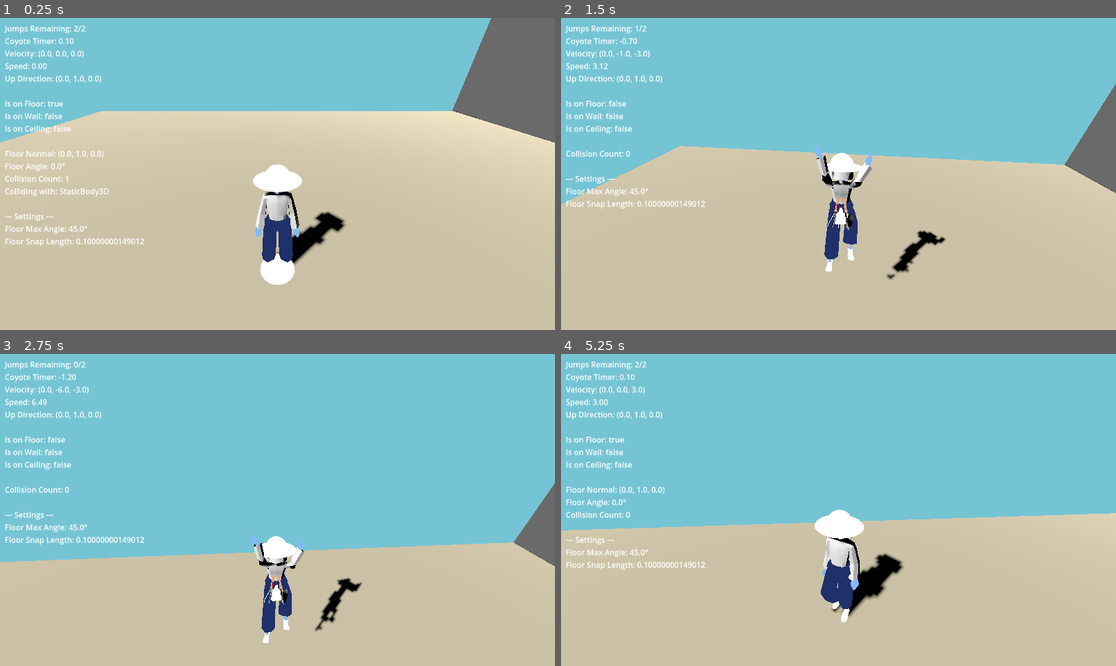
Above: before the commit, frames 1-4 (two rows, left to right).
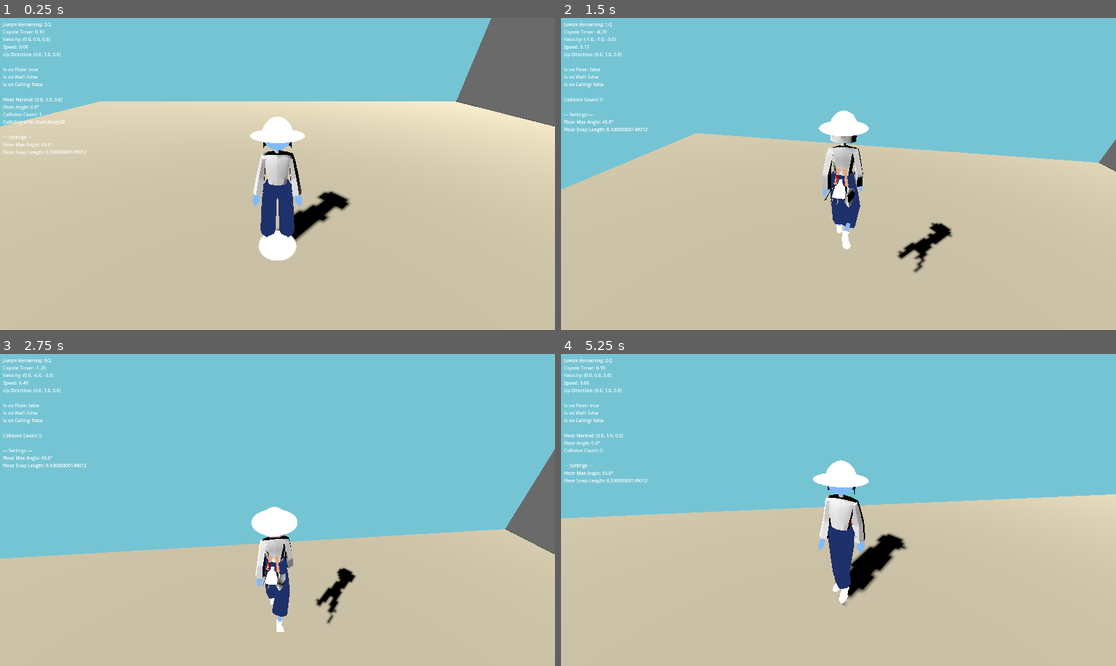
Above: after the commit, the same moments.

Repository: longiy/project_3c
Game: Godot game, scene res://SCENE.tscn
The game is run twice, just before and just after one commit, with the same random seed, the same clock (stepped at 60 frames per second) and the same inputs.
Inputs (mouse positions are in pixels of both pictures, inside the frame that each line leads up to):
- Up to frame 1 (0.25 s): no input
- Up to frame 2 (1.5 s): move the mouse to (866, 174) at 0.52 s; hold Ctrl (walk) 0.53-1.28 s; hold W (move_forward) from 0.53 s (still down); click (866, 174) at 0.67 s; tap Space (jump) at 0.77 s; move the mouse to (810, 174) at 1.27 s; tap Shift (sprint) at 1.35 s
- Up to frame 3 (2.75 s): keep holding W (move_forward); tap Space (jump) at 1.52 s; tap Ctrl (walk) at 1.55, 2.3 s; move the mouse to (288, 503) at 2.02 s; hold Right mouse button (toggle_mouse_look) from 2.03 s (still down)
- Up to frame 4 (5.25 s): release W (move_forward) at 2.75 s; release Right mouse button (toggle_mouse_look) at 2.75 s; drag from (810, 572) to (672, 463) at 2.77 s; move the mouse to (1005, 556) at 3.52 s; hold A (move_left) 3.53-4.25 s; hold Ctrl (walk) 3.53-4.25 s; tap Space (jump) at 3.77 s; drag from (672, 463) to (755, 432) at 4.27 s; move the mouse to (866, 510) at 5.02 s; hold S (move_backward) from 5.03 s (still down); hold Right mouse button (toggle_mouse_look) from 5.03 s (still down); click (866, 510) at 5.17 s

The runs differ from the first frame. In frame 1, 10% of the frame differs, in the area x 0-100%, y 1-86%; in frame 2, 9.1%; in frame 3, 8.0%; in frame 4, 11%.

Commit message:
animation blending debug

Diff:
--- a/Assets/ps_character_gurl.tres
+++ b/Assets/ps_character_gurl.tres
@@ -61,16 +61,48 @@
 [sub_resource type="AnimationNodeStateMachineTransition" id="AnimationNodeStateMachineTransition_o8mde"]
 advance_mode = 2
 
+[sub_resource type="AnimationNodeStateMachineTransition" id="AnimationNodeStateMachineTransition_xyta0"]
+xfade_time = 0.5
+advance_mode = 2
+advance_expression = "is_grounded"
+
+[sub_resource type="AnimationNodeStateMachineTransition" id="AnimationNodeStateMachineTransition_ly3n2"]
+xfade_time = 0.5
+advance_mode = 2
+advance_expression = "!is_moving AND landing_complete"
+
+[sub_resource type="AnimationNodeStateMachineTransition" id="AnimationNodeStateMachineTransition_f3nvh"]
+advance_mode = 2
+advance_expression = "!is_grounded"
+
+[sub_resource type="AnimationNodeStateMachineTransition" id="AnimationNodeStateMachineTransition_wv4at"]
+advance_mode = 2
+
+[sub_resource type="AnimationNodeStateMachineTransition" id="AnimationNodeStateMachineTransition_4tnsy"]
+advance_mode = 2
+advance_expression = "!is_moving"
+
+[sub_resource type="AnimationNodeStateMachineTransition" id="AnimationNodeStateMachineTransition_8iigs"]
+advance_mode = 2
+advance_expression = "is_airborne"
+
+[sub_resource type="AnimationNodeStateMachineTransition" id="AnimationNodeStateMachineTransition_ivj5s"]
+advance_mode = 2
+
+[sub_resource type="AnimationNodeStateMachineTransition" id="AnimationNodeStateMachineTransition_qppn5"]
+advance_mode = 2
+advance_expression = "is_moving AND landing_complete"
+
 [resource]
 states/Airborne/node = SubResource("AnimationNodeAnimation_upni3")
-states/Airborne/position = Vector2(1061.2, 321.748)
+states/Airborne/position = Vector2(1098.53, 321.699)
 states/End/position = Vector2(1302.4, 321.699)
 states/Idle/node = SubResource("AnimationNodeAnimation_ck7ep")
-states/Idle/position = Vector2(805.6, 322.424)
+states/Idle/position = Vector2(804.267, 321.746)
 states/Land/node = SubResource("AnimationNodeAnimation_njaff")
-states/Land/position = Vector2(1181.21, 320.937)
+states/Land/position = Vector2(950.419, 470.27)
 states/Move/node = SubResource("AnimationNodeBlendSpace2D_rjcvd")
-states/Move/position = Vector2(930.109, 323.299)
+states/Move/position = Vector2(952.024, 173.299)
 states/Start/position = Vector2(614.4, 322.4)
-transitions = ["Start", "Idle", SubResource("AnimationNodeStateMachineTransition_o8mde")]
-graph_offset = Vector2(-89, 437)
+transitions = ["Start", "Idle", SubResource("AnimationNodeStateMachineTransition_o8mde"), "Airborne", "Land", SubResource("AnimationNodeStateMachineTransition_xyta0"), "Land", "Idle", SubResource("AnimationNodeStateMachineTransition_ly3n2"), "Idle", "Airborne", SubResource("AnimationNodeStateMachineTransition_f3nvh"), "Idle", "Move", SubResource("AnimationNodeStateMachineTransition_wv4at"), "Move", "Idle", SubResource("AnimationNodeStateMachineTransition_4tnsy"), "Move", "Airborne", SubResource("AnimationNodeStateMachineTransition_8iigs"), "Airborne", "Move", SubResource("AnimationNodeStateMachineTransition_ivj5s"), "Land", "Move", SubResource("AnimationNodeStateMachineTransition_qppn5")]
+graph_offset = Vector2(191.815, 40.985)
--- a/Assets/ps_character_gurl.tscn
+++ b/Assets/ps_character_gurl.tscn
@@ -6,68 +6,74 @@
 [node name="PS_Character_Gurl" instance=ExtResource("1_ck7ep")]
 
 [node name="Skeleton3D" parent="rig" index="0"]
-bones/0/position = Vector3(-0.05, 0.996233, -0.0996851)
-bones/0/rotation = Quaternion(-0.606445, 0.0691453, -0.0530571, 0.790334)
-bones/1/position = Vector3(0.05, 0.996233, -0.0996851)
-bones/1/rotation = Quaternion(-0.606445, -0.0691453, 0.0530571, 0.790334)
-bones/2/position = Vector3(7.10543e-15, 0.989111, -0.135376)
-bones/2/rotation = Quaternion(0.111619, 0.754407, 0.133022, 0.633022)
-bones/3/position = Vector3(-2.02098e-15, 0.815885, -0.0500533)
-bones/3/rotation = Quaternion(0.266729, 2.29781e-07, 6.35931e-08, 0.963772)
-bones/4/rotation = Quaternion(-0.243905, -3.76217e-14, -1.16303e-07, 0.969799)
-bones/5/rotation = Quaternion(-0.0425462, -1.19101e-07, -1.52157e-08, 0.999094)
+bones/0/position = Vector3(-0.0499803, 0.996219, -0.0996913)
+bones/0/rotation = Quaternion(-0.606447, 0.0690541, -0.0530439, 0.790342)
+bones/0/scale = Vector3(1, 1, 1)
+bones/1/position = Vector3(0.0500177, 0.996221, -0.0996745)
+bones/1/rotation = Quaternion(-0.606441, -0.0692366, 0.0530699, 0.790329)
+bones/1/scale = Vector3(1, 1, 1)
+bones/2/position = Vector3(2.48788e-05, 0.989098, -0.135373)
+bones/2/rotation = Quaternion(0.111623, 0.75435, 0.133042, 0.633085)
+bones/2/scale = Vector3(1, 1, 1)
+bones/3/position = Vector3(1.76606e-05, 0.815871, -0.0500504)
+bones/3/rotation = Quaternion(0.266725, -7.48959e-05, 5.04155e-05, 0.963773)
+bones/4/rotation = Quaternion(-0.243905, -3.97996e-06, -1.59412e-05, 0.969799)
+bones/4/scale = Vector3(1, 1, 1)
+bones/5/rotation = Quaternion(-0.0425467, 7.74115e-05, -1.69427e-05, 0.999094)
 bones/5/scale = Vector3(1, 1, 1)
-bones/6/rotation = Quaternion(-0.0520898, -6.76623e-16, -1.24192e-08, 0.998642)
-bones/7/rotation = Quaternion(0.139212, 3.46999e-14, 3.31908e-08, 0.990263)
-bones/8/rotation = Quaternion(-0.0309852, -1.19152e-07, -3.69372e-09, 0.99952)
-bones/9/rotation = Quaternion(-0.00263135, 1.19209e-07, -3.13672e-10, 0.999997)
-bones/14/position = Vector3(8.54825e-09, 0.815885, -0.0500533)
-bones/14/rotation = Quaternion(-0.181037, -0.709154, -0.416857, 0.539033)
-bones/15/position = Vector3(-1.84128e-08, 0.815885, -0.0500533)
-bones/15/rotation = Quaternion(-0.181037, 0.709154, 0.416857, 0.539033)
-bones/16/position = Vector3(0.0842699, 0.859279, -0.00993945)
-bones/16/rotation = Quaternion(0.994384, 0.0468583, -0.094841, 0.00307039)
-bones/16/scale = Vector3(1, 1, 1)
-bones/17/rotation = Quaternion(-5.00586e-09, 3.76021e-08, 9.00764e-09, 1)
-bones/18/rotation = Quaternion(0.0747385, -3.45264e-07, 6.27076e-08, 0.997203)
-bones/19/rotation = Quaternion(3.11993e-08, 8.2422e-08, 3.7253e-09, 1)
-bones/20/rotation = Quaternion(-0.535894, -0.00543666, 0.0485136, 0.842873)
-bones/20/scale = Vector3(1, 1, 1)
+bones/6/rotation = Quaternion(-0.0520905, 6.51052e-05, -1.22317e-06, 0.998642)
+bones/7/rotation = Quaternion(0.139213, -2.86383e-05, 5.67573e-06, 0.990263)
+bones/8/rotation = Quaternion(-0.0309852, -1.1915e-07, -3.68111e-09, 0.99952)
+bones/9/rotation = Quaternion(-0.0026309, -2.80153e-05, 7.77375e-06, 0.999997)
+bones/14/position = Vector3(1.76692e-05, 0.815871, -0.0500504)
+bones/14/rotation = Quaternion(-0.180983, -0.709207, -0.416855, 0.538984)
+bones/15/position = Vector3(1.76422e-05, 0.815871, -0.0500504)
+bones/15/rotation = Quaternion(-0.181095, 0.709104, 0.416854, 0.539081)
+bones/16/position = Vector3(0.0842765, 0.859271, -0.00992367)
+bones/16/rotation = Quaternion(0.994396, 0.0468031, -0.0947462, 0.00318649)
+bones/16/scale = Vector3(1, 0.999997, 1)
+bones/17/rotation = Quaternion(-4.99564e-09, -4.57055e-06, 8.99863e-09, 1)
+bones/18/rotation = Quaternion(0.0747765, -4.96103e-06, 7.39996e-07, 0.9972)
+bones/18/scale = Vector3(1, 1, 1)
+bones/19/rotation = Quaternion(3.11953e-08, -2.89099e-05, 3.71856e-09, 1)
+bones/20/rotation = Quaternion(-0.535878, -0.0054657, 0.0484381, 0.842887)
+bones/20/scale = Vector3(0.999999, 0.999999, 1)
 bones/21/rotation = Quaternion(-0.0352282, 0.958432, -0.282947, -0.0103989)
 bones/21/scale = Vector3(1.00001, 1, 1)
-bones/23/position = Vector3(-0.0842699, 0.859279, -0.00993944)
-bones/23/rotation = Quaternion(0.994384, -0.0468584, 0.094841, 0.00307149)
-bones/23/scale = Vector3(1, 1, 1)
-bones/24/rotation = Quaternion(-1.63563e-08, -2.85218e-09, -2.67319e-08, 1)
+bones/23/position = Vector3(-0.0842596, 0.859261, -0.00995224)
+bones/23/rotation = Quaternion(0.994376, -0.0468679, 0.0949263, 0.00304133)
+bones/23/scale = Vector3(1.00001, 0.999988, 1.00001)
+bones/24/rotation = Quaternion(-1.62973e-08, -4.10368e-06, -2.67355e-08, 1)
 bones/24/scale = Vector3(1, 1, 1)
-bones/25/rotation = Quaternion(0.0747405, 3.0678e-07, -5.76568e-08, 0.997203)
-bones/25/scale = Vector3(1, 1, 1)
-bones/26/rotation = Quaternion(-2.53785e-08, -7.77654e-08, -8.38191e-09, 1)
-bones/27/rotation = Quaternion(-0.535895, 0.00543666, -0.0485135, 0.842872)
-bones/27/scale = Vector3(1, 0.999999, 1)
-bones/28/rotation = Quaternion(0.0352283, 0.958432, -0.282947, 0.0103988)
-bones/28/scale = Vector3(1.00001, 1, 1)
-bones/30/position = Vector3(0.0146687, 1.29803, 0.0548271)
-bones/30/rotation = Quaternion(-0.579533, -0.36468, -0.320697, 0.654449)
-bones/31/position = Vector3(0.142994, 1.30156, -0.018869)
-bones/31/rotation = Quaternion(-0.101848, -0.078259, 0.98769, -0.089278)
-bones/31/scale = Vector3(1, 1, 1)
-bones/32/rotation = Quaternion(-8.56817e-08, 9.31325e-09, 1.25729e-07, 1)
-bones/33/rotation = Quaternion(0.160706, -4.94352e-07, -2.31949e-07, 0.987002)
-bones/33/scale = Vector3(1, 1, 1)
-bones/34/rotation = Quaternion(1.81608e-08, 2.00233e-08, 4.56347e-08, 1)
-bones/35/rotation = Quaternion(-0.0564025, 0.00203209, 0.0359327, 0.997759)
+bones/25/rotation = Quaternion(0.0748853, -3.81254e-06, 1.13965e-06, 0.997192)
+bones/25/scale = Vector3(0.999999, 0.999996, 1)
+bones/26/rotation = Quaternion(-2.53984e-08, -5.81398e-05, -8.36522e-09, 1)
+bones/27/rotation = Quaternion(-0.535689, 0.0053771, -0.0484133, 0.843009)
+bones/27/scale = Vector3(0.999996, 1.00001, 0.999998)
+bones/28/rotation = Quaternion(0.0352386, 0.958349, -0.283228, 0.0103641)
+bones/28/scale = Vector3(1.00001, 0.999999, 1)
+bones/30/position = Vector3(0.0146784, 1.29801, 0.0548245)
+bones/30/rotation = Quaternion(-0.579556, -0.364637, -0.320671, 0.654466)
+bones/31/position = Vector3(0.142994, 1.30155, -0.0188851)
+bones/31/rotation = Quaternion(-0.101786, -0.078347, 0.987692, -0.0892504)
+bones/31/scale = Vector3(1, 0.999998, 1)
+bones/32/rotation = Quaternion(-8.55432e-08, 7.18519e-06, 1.25618e-07, 1)
+bones/33/rotation = Quaternion(0.160752, 6.68323e-06, -1.88183e-06, 0.986995)
+bones/33/scale = Vector3(1, 0.999999, 1)
+bones/34/rotation = Quaternion(1.81751e-08, -8.4528e-06, 4.5559e-08, 1)
+bones/35/rotation = Quaternion(-0.0565107, 0.00202362, 0.0358561, 0.997756)
 bones/35/scale = Vector3(1, 1, 1)
-bones/36/position = Vector3(-0.0146687, 1.29803, 0.0548271)
-bones/36/rotation = Quaternion(-0.579533, 0.36468, 0.320697, 0.654449)
-bones/37/position = Vector3(-0.142994, 1.30156, -0.018869)
-bones/37/rotation = Quaternion(0.101848, -0.0782593, 0.98769, 0.089278)
-bones/37/scale = Vector3(1, 1, 1)
-bones/38/rotation = Quaternion(-1.39698e-08, 7.45057e-09, 2.37487e-08, 1)
-bones/39/rotation = Quaternion(0.160707, 4.60703e-07, 2.48164e-07, 0.987002)
-bones/40/rotation = Quaternion(-7.45063e-09, -3.16649e-08, 2.79402e-09, 1)
-bones/41/rotation = Quaternion(-0.0564029, -0.00203213, -0.0359329, 0.997759)
-bones/41/scale = Vector3(1, 1, 1)
+bones/36/position = Vector3(-0.0146583, 1.29801, 0.0548277)
+bones/36/rotation = Quaternion(-0.579511, 0.364725, 0.320722, 0.654431)
+bones/37/position = Vector3(-0.142991, 1.30155, -0.0188532)
+bones/37/rotation = Quaternion(0.101909, -0.0781998, 0.987689, 0.0892684)
+bones/37/scale = Vector3(1, 0.999998, 1)
+bones/38/rotation = Quaternion(-1.39633e-08, -4.34841e-06, 2.37508e-08, 1)
+bones/39/rotation = Quaternion(0.160746, -3.89559e-06, 1.20252e-06, 0.986996)
+bones/39/scale = Vector3(1, 0.999999, 1)
+bones/40/rotation = Quaternion(-7.45027e-09, 1.65197e-05, 2.79193e-09, 1)
+bones/41/rotation = Quaternion(-0.0563169, -0.00201553, -0.0358799, 0.997766)
+bones/41/scale = Vector3(0.999999, 1, 0.999999)
 
 [node name="AnimationTree" type="AnimationTree" parent="." index="2"]
 tree_root = ExtResource("2_upni3")
--- a/SCENE.tscn
+++ b/SCENE.tscn
@@ -76,7 +76,9 @@
 [node name="CAMERARIG" type="Node3D" parent="." node_paths=PackedStringArray("target_character")]
 script = ExtResource("2_caybs")
 target_character = NodePath("../CHARACTER")
+camera_height = 1.5
 enable_dynamic_offset = true
+min_distance = 2.0
 
 [node name="SpringArm3D" type="SpringArm3D" parent="CAMERARIG"]
 spring_length = 2.0
--- a/Scripts/AnimationController.gd
+++ b/Scripts/AnimationController.gd
@@ -1,4 +1,4 @@
-# AnimationController.gd - Decoupled from specific input components
+# AnimationController.gd - Parameter-based state machine (no travel() calls)
 extends Node
 class_name AnimationController
 
@@ -13,6 +13,9 @@
 @export var use_8_directional = true
 @export var strafe_blend_speed = 8.0
 
+@export_group("Landing Settings")
+@export var landing_animation_duration = 2.0
+
 var state_machine: AnimationNodeStateMachinePlayback
 var character: CharacterBody3D
 
@@ -24,6 +27,9 @@
 var movement_speed = 0.0
 var input_direction = Vector2.ZERO
 var landing_timer = 0.0
+
+# State tracking for debug
+var previous_state = ""
 
 func _ready():
 	character = get_parent() as CharacterBody3D
@@ -47,10 +53,21 @@
 	if not state_machine or not character:
 		return
 
+	# Debug state changes
+	var current_state = state_machine.get_current_node()
+	if current_state != previous_state:
+		print("State changed: ", previous_state, " -> ", current_state)
+
+		# Reset landing timer when entering Land state
+		if current_state == "Land":
+			landing_timer = landing_animation_duration
+
+		previous_state = current_state
+
 	# POLL current state from character only
 	poll_current_state()
 	update_blend_space(delta)
-	update_state_machine(delta)
+	update_state_machine_parameters(delta)
 
 func poll_current_state():
 	"""POLL current movement and input state - only talks to character"""
@@ -88,30 +105,23 @@
 	# Clamp to reasonable range for blend space
 	return clamp(speed_ratio, 0.0, 2.0)
 
-	# Results:
-	# Slow walk (2.0 speed): 2.0/3.0 = 0.67 → Slow walk animations at position ±0.67
-	# Walk (3.0 speed):      3.0/3.0 = 1.0  → Walk animations at position ±1.0
-	# Run (6.0 speed):       6.0/3.0 = 2.0  → Run animations at position ±2.0
+func update_state_machine_parameters(delta):
+	"""Set parameters for automatic state transitions - NO travel() calls"""
 
-func update_state_machine(delta):
+	# Update landing timer
 	var current_state = state_machine.get_current_node()
+	if current_state == "Land":
+		landing_timer -= delta
 
-	if not is_grounded and current_state != "Airborne":
-		state_machine.travel("Airborne")
-	elif is_grounded and current_state == "Airborne":
-		state_machine.travel("Land")
-		landing_timer = 2.0  # Duration of your landing animation
-	elif current_state == "Land":
-		if is_moving:
-			state_machine.travel("Move")  # Quick blend to movement
-		else:
-			landing_timer -= delta
-			if landing_timer <= 0.1:  # Transition slightly before animation ends
-				state_machine.travel("Idle")  # Smooth blend to idle
-	elif is_grounded and is_moving and current_state != "Move":
-		state_machine.travel("Move")
-	elif is_grounded and not is_moving and current_state != "Idle":
-		state_machine.travel("Idle")
+	# Set all condition parameters for the state machine
+	animation_tree.set("parameters/conditions/is_grounded", is_grounded)
+	animation_tree.set("parameters/conditions/is_moving", is_moving)
+	animation_tree.set("parameters/conditions/is_airborne", not is_grounded)
+	animation_tree.set("parameters/conditions/is_idle", not is_moving)
+	animation_tree.set("parameters/conditions/landing_complete", landing_timer <= 0.1)
+
+	# Let the StateMachine arrows handle all transitions automatically
+	# No more travel() calls!
 
 # Debug info for testing
 func get_debug_info() -> Dictionary:
@@ -121,5 +131,6 @@
 		"is_grounded": is_grounded,
 		"input_direction": input_direction,
 		"blend_position": current_blend_position,
-		"current_state": state_machine.get_current_node() if state_machine else "None"
+		"current_state": state_machine.get_current_node() if state_machine else "None",
+		"landing_timer": landing_timer
 	}
--- a/project.godot
+++ b/project.godot
@@ -17,6 +17,8 @@
 
 [display]
 
+window/size/viewport_width=1920
+window/size/viewport_height=1080
 window/size/always_on_top=true
 window/size/sharp_corners=true
 
Not shown: 1 places in Assets/ps_character_gurl.tres that only renumber resources
Not shown: 1 places in SCENE.tscn that only renumber resources
